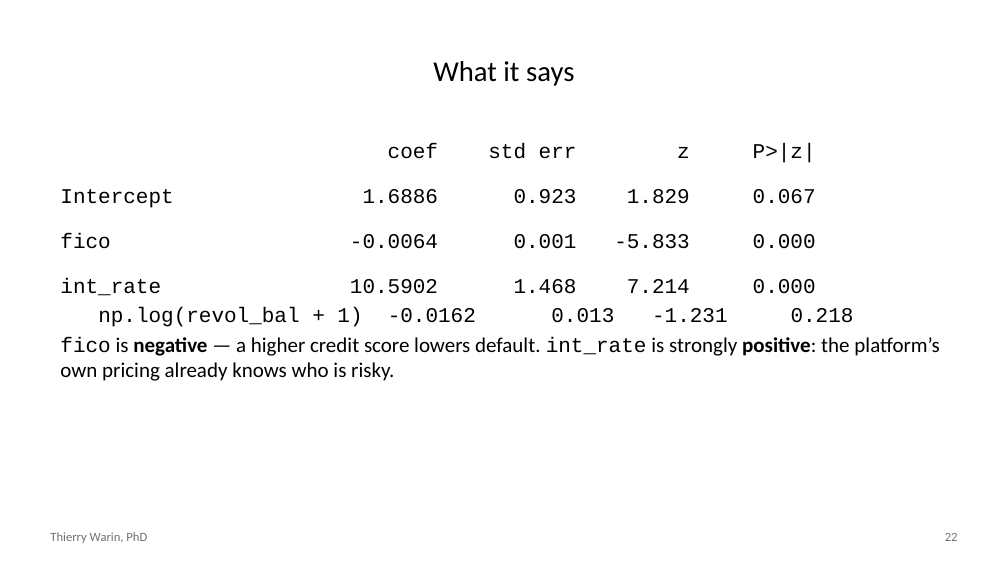
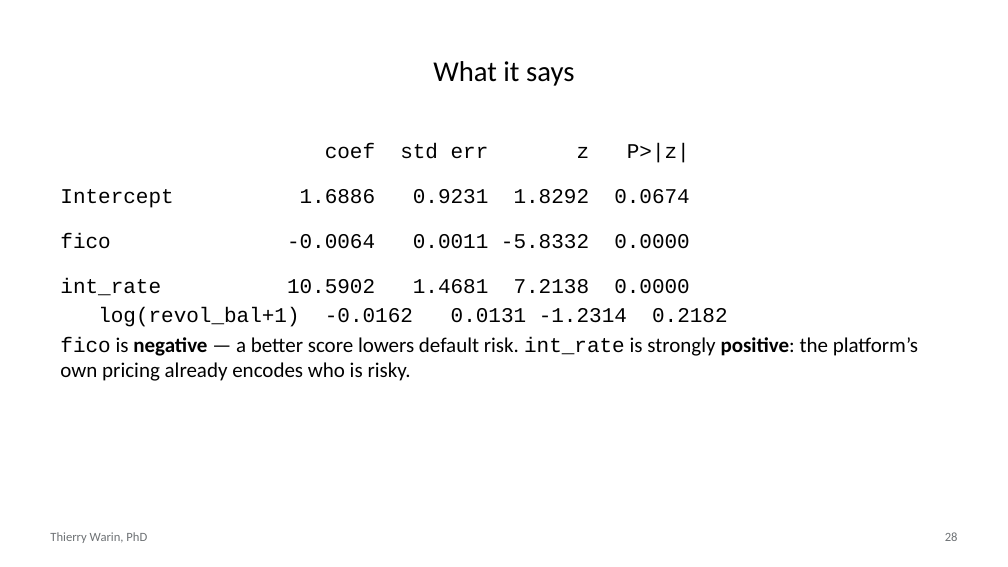
Before and after one commit to warint/quantitative-methods, a slide deck: slide 28 of 06-classification-logistic-and-penalised/slides.pptx (slide 22 before the commit). Drawn at 1008x567 pixels with LibreOffice and Linux fonts; fonts in the diff are those of the drawing. Boxes give left, top, right and bottom in pixels: in the first picture for what was removed or moved away, otherwise in the second. Text is boxed around its words. In the diff, an @@ line names an element or a change of style, - is before the commit and + after.

```diff
--- a/06-classification-logistic-and-penalised/slides.pptx
+++ b/06-classification-logistic-and-penalised/slides.pptx
@@ text at box(60, 143, 918, 381): text changed @@
-coef std err z P>|z|
-Intercept 1.6886 0.923 1.829 0.067
-fico -0.0064 0.001 -5.833 0.000
-int_rate 10.5902 1.468 7.214 0.000
-np.log(revol_bal + 1) -0.0162 0.013 -1.231 0.218
-fico is negative — a higher credit score lowers default. int_rate is strongly positive: the platform’s own pricing already knows who is risky.
+coef std err z P>|z|
+Intercept 1.6886 0.9231 1.8292 0.0674
+fico -0.0064 0.0011 -5.8332 0.0000
+int_rate 10.5902 1.4681 7.2138 0.0000
+log(revol_bal+1) -0.0162 0.0131 -1.2314 0.2182
+fico is negative — a better score lowers default risk. int_rate is strongly positive: the platform’s own pricing already encodes who is risky.
@@ page number at box(945, 532, 958, 541): text changed @@
-22
+28
```
Also in this commit, not shown: 20 other slides changed, 24 slides added, 20 slides removed, 3 other files.
